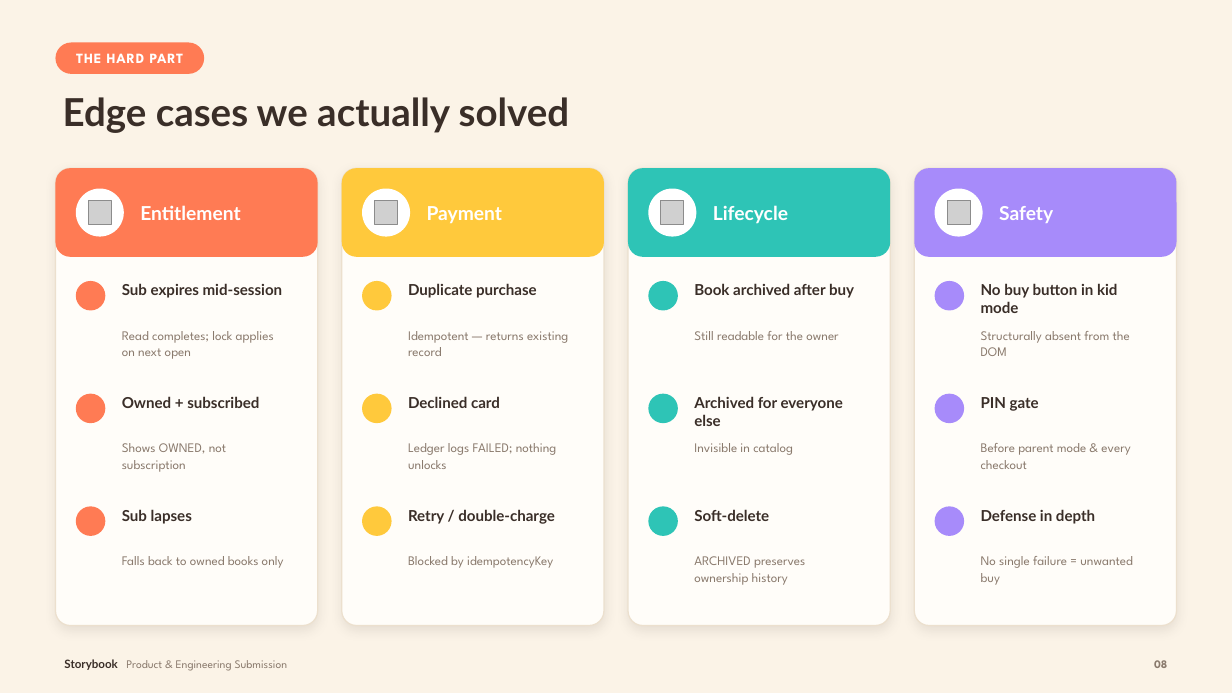
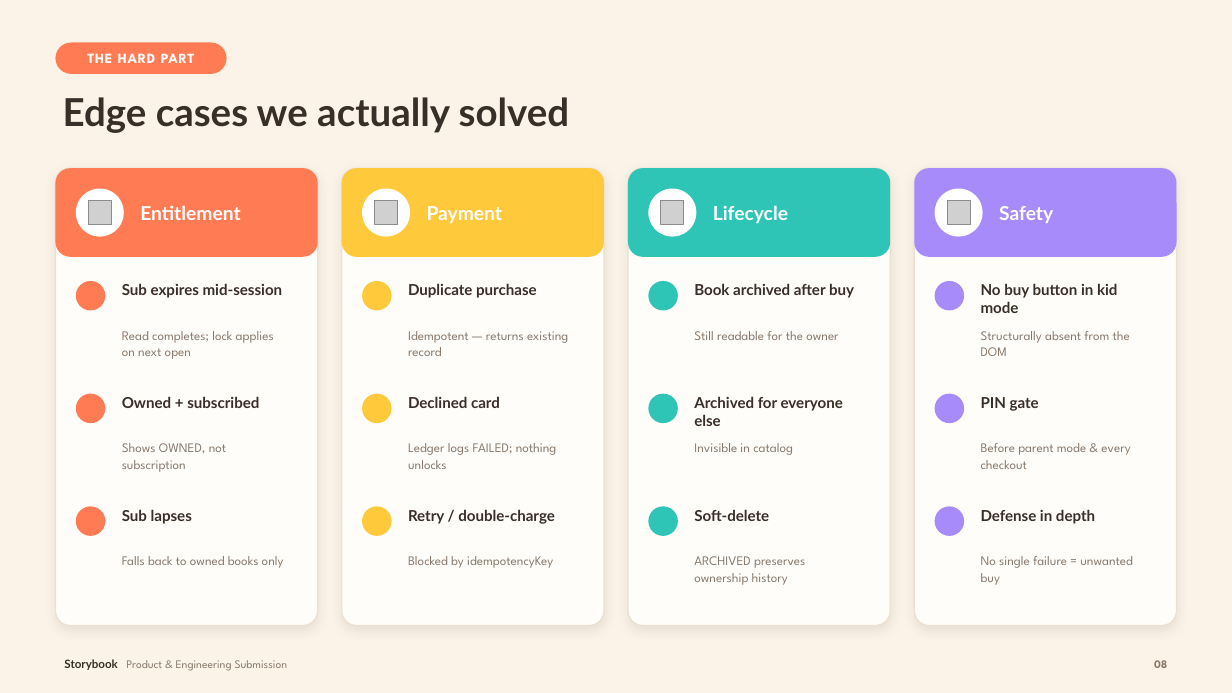
Before and after one commit to rayhanyovi/storybook, a slide deck: slide 8 of deck/Storybook.pptx. Drawn at 1232x693 pixels with LibreOffice and Linux fonts; fonts in the diff are those of the drawing; grey boxes stand for pictures; background and template pictures are left out. Boxes give left, top, right and bottom in pixels: in the first picture for what was removed or moved away, otherwise in the second. Text is boxed around its words. In the diff, an @@ line names an element or a change of style, - is before the commit and + after.

```diff
--- a/deck/Storybook.pptx
+++ b/deck/Storybook.pptx
@@ text "THE HARD PART": place and size @@
-text "THE HARD PART" at box(76, 53, 184, 63)
+text "THE HARD PART" at box(87, 53, 195, 63)
@@ rounded rectangle: place and size @@
-rounded rectangle at box(55, 43, 204, 74)
+rounded rectangle at box(55, 43, 226, 74)
```
Also in this commit, not shown: 15 other slides changed, 12 other files.
